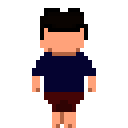
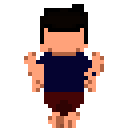
The second 128 x 128 image is a revision of the first. Changes to its layers:
added group "back" with 5 layers above "front" over left=24, top=8, right=104, bottom=128
added layer "back_walk_4" in group "back" over left=28, top=8, right=104, bottom=124
added layer "back_walk_3" in group "back" over left=32, top=8, right=100, bottom=128
added layer "back_walk_2" in group "back" over left=24, top=8, right=104, bottom=124
added layer "back_walk_1" in group "back" over left=28, top=8, right=96, bottom=128
renamed "back" to "back_idle", moved it into group "back" over left=32, top=8, right=96, bottom=128
added group "front" with 5 layers above "left" over left=28, top=8, right=100, bottom=128
added layer "front_walk_4" in group "front" over left=36, top=12, right=100, bottom=128
added layer "front_walk_3" in group "front" over left=40, top=8, right=100, bottom=128
added layer "front_walk_2" in group "front" over left=28, top=12, right=92, bottom=128
added layer "front_walk_1" in group "front" over left=28, top=8, right=88, bottom=128
renamed "front" to "front_idle", moved it into group "front" over left=32, top=8, right=96, bottom=128
added group "left" with 7 layers above "right" over left=40, top=8, right=92, bottom=128
added layer "left_walk_4" in group "left" over left=40, top=8, right=92, bottom=128
added layer "left_walk_1" in group "left" over left=40, top=8, right=92, bottom=128
renamed "left" to "left_idle", moved it into group "left", painted on it over left=40, top=8, right=84, bottom=128
added group "right" with 7 layers above "Layer 1" over left=36, top=4, right=88, bottom=128
added layer "right_walk_4" in group "right" over left=36, top=4, right=88, bottom=124
added layer "right_walk_1" in group "right" over left=36, top=4, right=88, bottom=124
renamed "right" to "right_idle", moved it into group "right", painted on it over left=40, top=8, right=84, bottom=128
…and 8 more changes (8 added)
